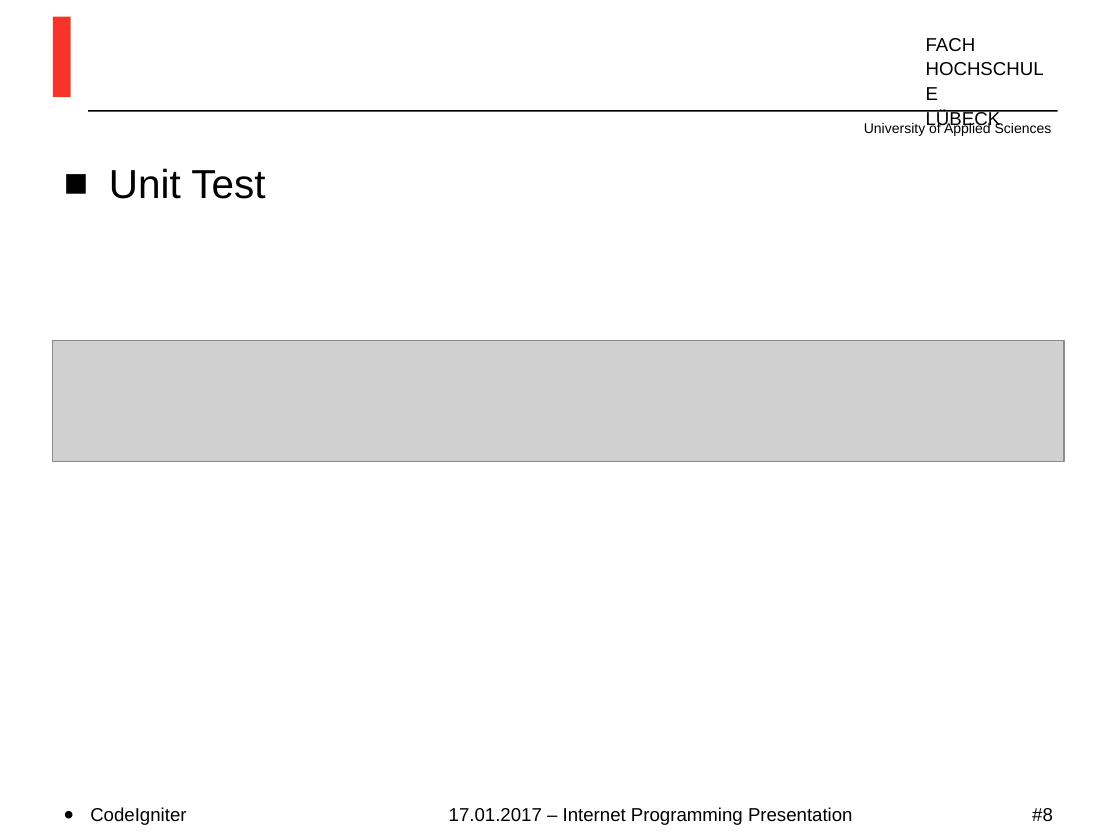
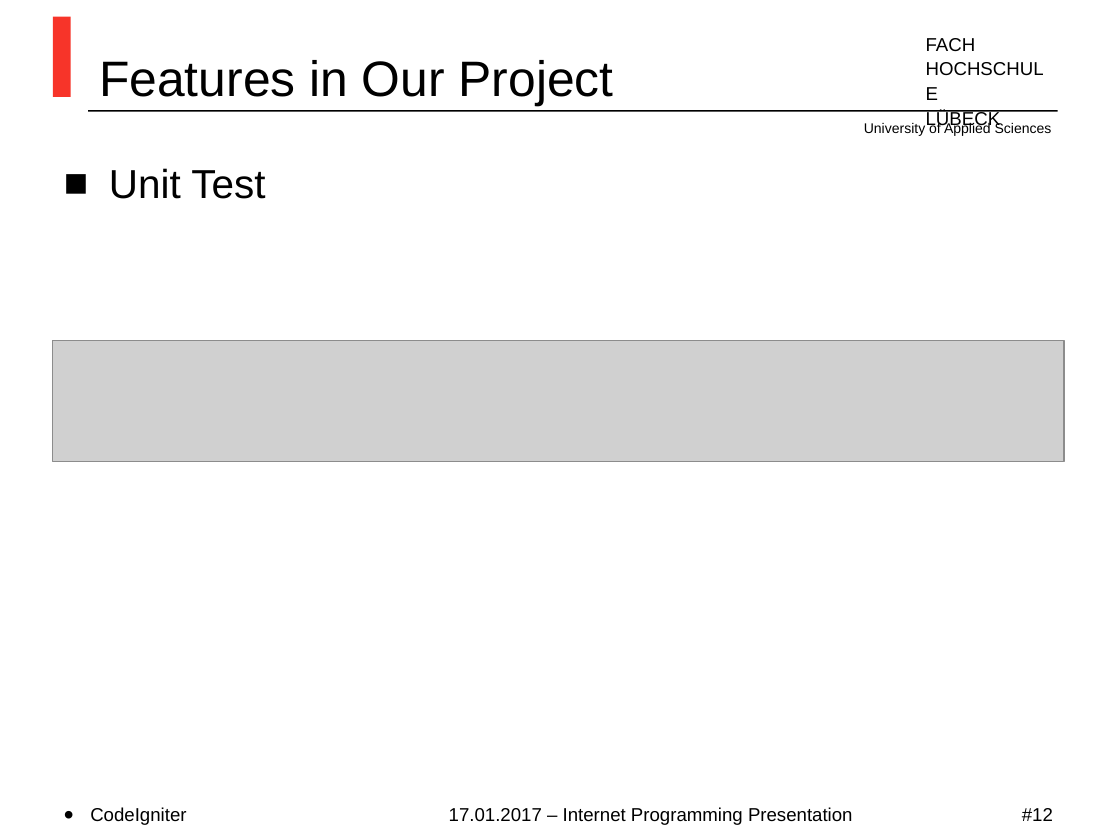
Before and after one commit to MirrShad/TiniBlog, a slide deck: slide 12 of Index.ppt (slide 8 before the commit). Drawn at 1120x840 pixels with LibreOffice and Linux fonts; fonts in the diff are those of the drawing; grey boxes stand for pictures; background and template pictures are left out. Boxes give left, top, right and bottom in pixels: in the first picture for what was removed or moved away, otherwise in the second. Text is boxed around its words. In the diff, an @@ line names an element or a change of style, - is before the commit and + after.

```diff
--- a/Index.ppt
+++ b/Index.ppt
@@ title added at (99,60,614,106), 32 pt, text #000000 @@
+Features in Our Project
@@ page number at (1022,808,1053,821): text changed @@
-#8
+#12
```
Also in this commit, not shown: 5 other slides changed, 5 slides added.
